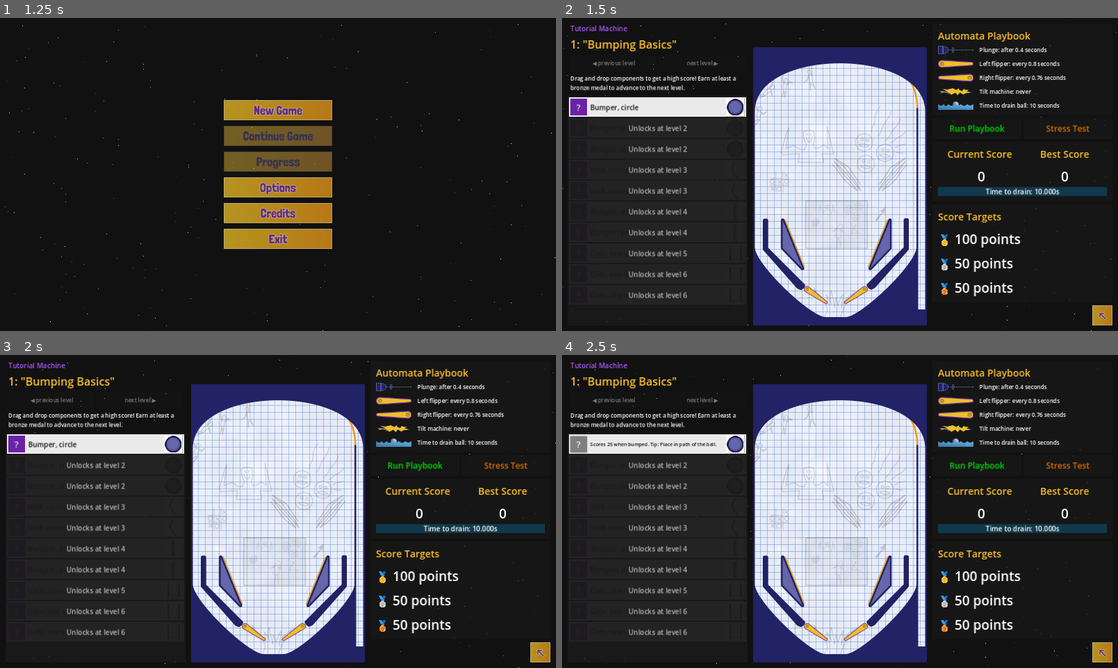
Above: before the commit, frames 1-4 (two rows, left to right).
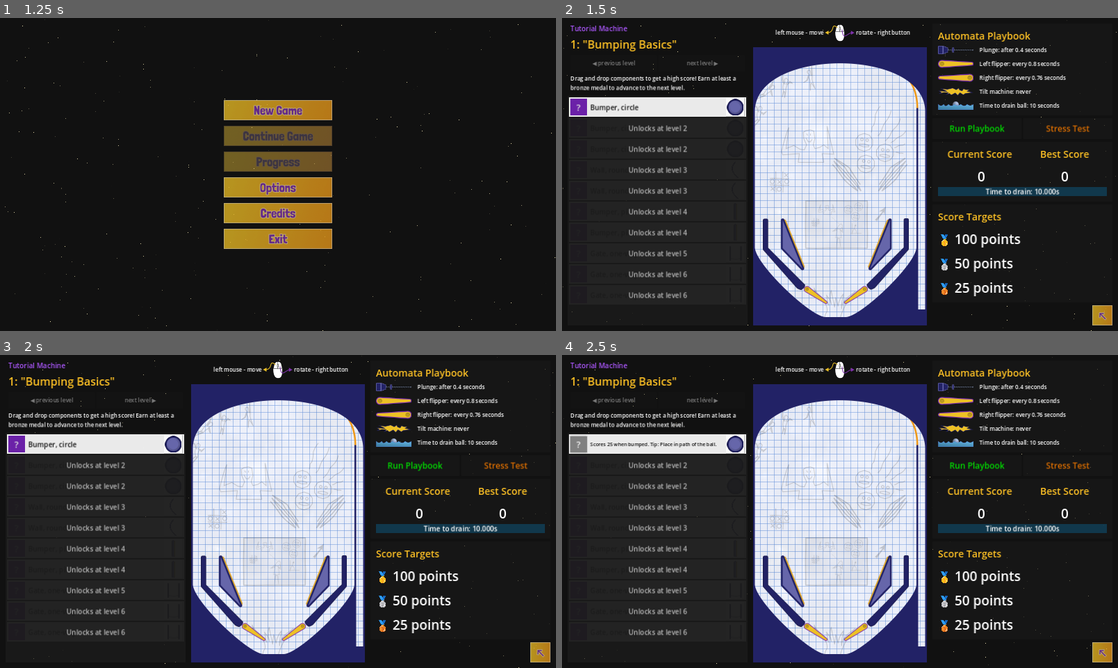
Above: after the commit, the same moments.

Repository: pincrediball/pincrediball
Game: Godot game, scene res://main.tscn
The game is run twice, just before and just after one commit, with the same random seed, the same clock (stepped at 60 frames per second) and the same inputs. Sound files missing from this copy of the repository are replaced by a short silence.
Inputs (mouse positions are in pixels of both pictures, inside the frame that each line leads up to):
- Up to frame 1 (1.25 s): click (278, 108) at 0.5 s
- Up to frame 2 (1.5 s): click (840, 108) at 1.25 s
- Up to frame 3 (2 s): no input
- Up to frame 4 (2.5 s): click "?" at 2 s

Frame 1 is identical in both runs. In frame 2, 0.3% of the frame differs, in the area x 38-74%, y 2-88%; in frame 3, 0.3%; in frame 4, 0.3%.

Commit message:
Add mouse hints

Diff:
--- a/src/game/game.gd
+++ b/src/game/game.gd
@@ -29,7 +29,3 @@
 	_was_paused = get_tree().paused
 	get_tree().paused = true
 	GameStore.request_menu_open()
-
-
-func _on_debug_option_unlock_all_levels_button_pressed():
-	GameStore.jump_to_level(6)
--- a/src/game/game.tscn
+++ b/src/game/game.tscn
@@ -1,10 +1,11 @@
-[gd_scene load_steps=15 format=3 uid="uid://dkm8htnfe2j7g"]
+[gd_scene load_steps=16 format=3 uid="uid://dkm8htnfe2j7g"]
 
 [ext_resource type="PackedScene" uid="uid://bpseboohqxgou" path="res://game/tutorial/machine.tscn" id="1_b3inv"]
 [ext_resource type="Script" path="res://game/game.gd" id="1_hdvhs"]
 [ext_resource type="Shader" path="res://menu/menu.gdshader" id="2_wjxbc"]
 [ext_resource type="PackedScene" uid="uid://fmi417501t64" path="res://game/core/toolbox.tscn" id="3_5lpl1"]
 [ext_resource type="PackedScene" uid="uid://etrp4vbsn388" path="res://game/core/level_header.tscn" id="3_w8h4w"]
+[ext_resource type="Texture2D" uid="uid://lh7ntkfu5sxi" path="res://art/game/mouse_usage_hint.png" id="5_kai20"]
 [ext_resource type="PackedScene" uid="uid://cokkri2jg0cfk" path="res://game/core/playbook.tscn" id="5_t5wa1"]
 [ext_resource type="PackedScene" uid="uid://cb02onpxm2r7x" path="res://game/core/medals.tscn" id="6_18ytx"]
 [ext_resource type="PackedScene" uid="uid://b7gnqdufk7u88" path="res://game/core/score.tscn" id="7_ydt4m"]
@@ -80,7 +81,32 @@
 unique_name_in_owner = true
 layout_mode = 2
 
-[node name="machine" parent="MarginContainer/HBoxContainer" instance=ExtResource("1_b3inv")]
+[node name="VBoxContainer" type="VBoxContainer" parent="MarginContainer/HBoxContainer"]
+layout_mode = 2
+theme_override_constants/separation = 16
+
+[node name="MarginContainer" type="MarginContainer" parent="MarginContainer/HBoxContainer/VBoxContainer"]
+layout_mode = 2
+
+[node name="HBoxContainer" type="HBoxContainer" parent="MarginContainer/HBoxContainer/VBoxContainer/MarginContainer"]
+layout_mode = 2
+
+[node name="Label2" type="Label" parent="MarginContainer/HBoxContainer/VBoxContainer/MarginContainer/HBoxContainer"]
+layout_mode = 2
+size_flags_horizontal = 3
+text = "left mouse - move"
+horizontal_alignment = 2
+
+[node name="TextureRect" type="TextureRect" parent="MarginContainer/HBoxContainer/VBoxContainer/MarginContainer/HBoxContainer"]
+layout_mode = 2
+texture = ExtResource("5_kai20")
+
+[node name="Label" type="Label" parent="MarginContainer/HBoxContainer/VBoxContainer/MarginContainer/HBoxContainer"]
+layout_mode = 2
+size_flags_horizontal = 3
+text = "rotate - right button"
+
+[node name="machine" parent="MarginContainer/HBoxContainer/VBoxContainer" instance=ExtResource("1_b3inv")]
 unique_name_in_owner = true
 layout_mode = 2
 size_flags_vertical = 8
--- a/src/game/tutorial/machine_data.json
+++ b/src/game/tutorial/machine_data.json
@@ -1,12 +1,12 @@
 {
 	"key": "tutorial",
 	"stages": [
-		{ "level": 1, "max_run_time": 10, "plunge_delay": 0.4, "flipper_left_interval": 0.80, "flipper_right_interval": 0.76, "bronze": 50, "silver":  50, "gold":  100, "title": "Bumping Basics" },
-		{ "level": 2, "max_run_time": 12, "plunge_delay": 0.7, "flipper_left_interval": 0.76, "flipper_right_interval": 0.72, "bronze": 50, "silver":  75, "gold":  150, "title": "Bumping some more" },
-		{ "level": 3, "max_run_time": 14, "plunge_delay": 0.7, "flipper_left_interval": 0.81, "flipper_right_interval": 0.79, "bronze": 50, "silver": 150, "gold":  225, "title": "Wall's that?!" },
-		{ "level": 4, "max_run_time": 18, "plunge_delay": 0.1, "flipper_left_interval": 0.68, "flipper_right_interval": 0.70, "bronze": 50, "silver": 200, "gold":  350, "title": "Blue pills" },
-		{ "level": 5, "max_run_time": 20, "plunge_delay": 0.1, "flipper_left_interval": 0.64, "flipper_right_interval": 0.81, "bronze": 50, "silver": 450, "gold":  900, "title": "Gate One" },
-		{ "level": 6, "max_run_time": 25, "plunge_delay": 0.5, "flipper_left_interval": 0.62, "flipper_right_interval": 0.61, "bronze": 50, "silver": 750, "gold": 1500, "title": "Gate Trio" }
+		{ "level": 1, "max_run_time": 10, "plunge_delay": 0.4, "flipper_left_interval": 0.80, "flipper_right_interval": 0.76, "bronze":  25, "silver":  50, "gold":  100, "title": "Bumping Basics" },
+		{ "level": 2, "max_run_time": 12, "plunge_delay": 0.7, "flipper_left_interval": 0.76, "flipper_right_interval": 0.72, "bronze":  50, "silver":  75, "gold":  150, "title": "Bumping some more" },
+		{ "level": 3, "max_run_time": 14, "plunge_delay": 0.7, "flipper_left_interval": 0.81, "flipper_right_interval": 0.79, "bronze": 125, "silver": 150, "gold":  225, "title": "Wall's that?!" },
+		{ "level": 4, "max_run_time": 18, "plunge_delay": 0.1, "flipper_left_interval": 0.68, "flipper_right_interval": 0.70, "bronze": 125, "silver": 200, "gold":  350, "title": "Blue pills" },
+		{ "level": 5, "max_run_time": 20, "plunge_delay": 0.1, "flipper_left_interval": 0.64, "flipper_right_interval": 0.81, "bronze": 225, "silver": 450, "gold":  900, "title": "Gate One" },
+		{ "level": 6, "max_run_time": 25, "plunge_delay": 0.5, "flipper_left_interval": 0.62, "flipper_right_interval": 0.61, "bronze": 350, "silver": 750, "gold": 1500, "title": "Gate Trio" }
 	],
 	"toolbox_items": [
 		{ "unlocks_at": 1, "component_id": "bumper_circle", "title": "Bumper, circle", "description": "Scores 25 when bumped. Tip: Place in path of the ball." },
Binary file added: src/art/game/mouse_usage_hint.png
Not shown, added: src/art/game/mouse_usage_hint.png.import
